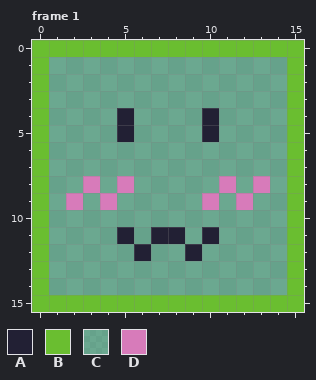
Pixel-art file: assets/aseprite/main/player.aseprite. Above is the file before it was changed.
16x16 pixels, 1 frame. Shown: frame 1. The commit also changed other frames, which this record leaves out.
Palette (. is transparent): A #222034  B #6abe30  C #37946ea7  D #d77bba
After:
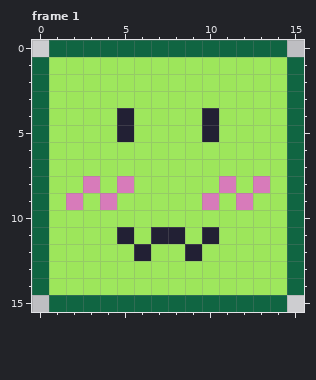
From old to new:
@@ palette @@
-B #6abe30
+B #106542
-C #37946ea7
+C #99ea50e6
--- frame 1, layer "Layer 1"
@@ x 0..15 @@
- 0 BBBBBBBBBBBBBBBB
+ 0 .BBBBBBBBBBBBBB.
  1 BCCCCCCCCCCCCCCB
@@ x 0..15 @@
 14 BCCCCCCCCCCCCCCB
-15 BBBBBBBBBBBBBBBB
+15 .BBBBBBBBBBBBBB.
